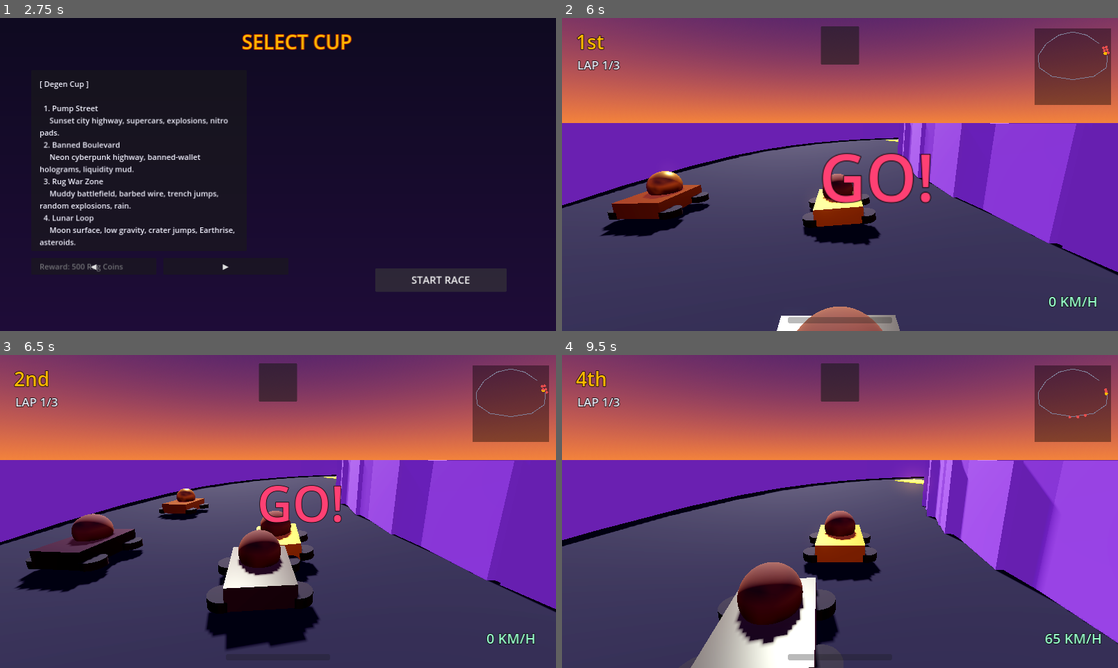
Above: before the commit, frames 1-4 (two rows, left to right).
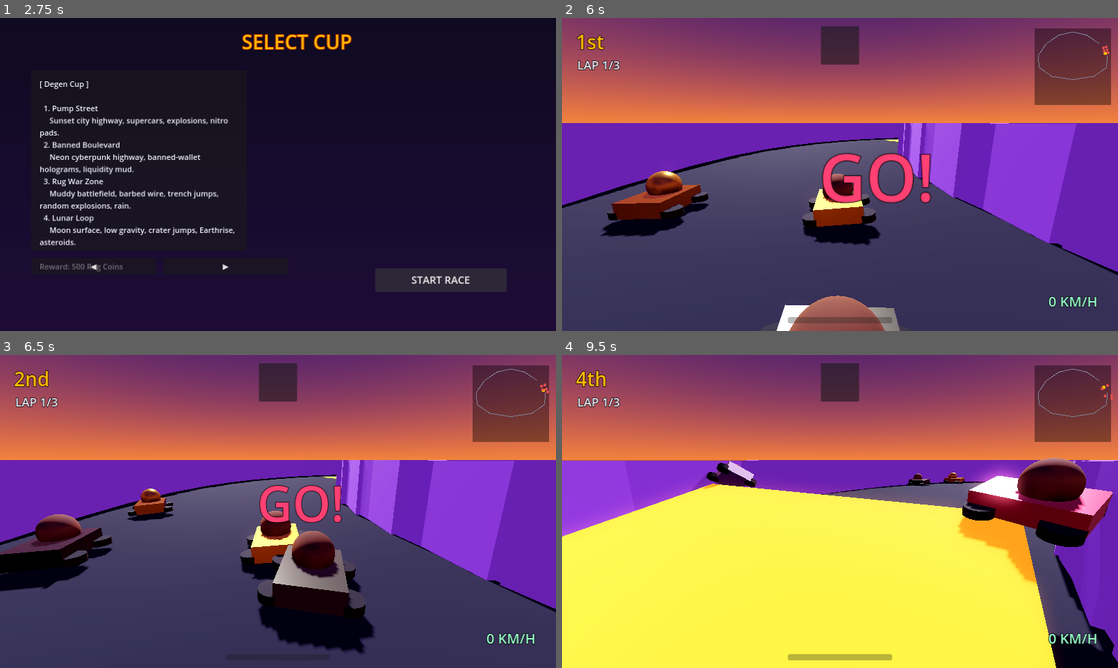
Above: after the commit, the same moments.

Repository: ehood34/Ruggy.Sol
Game: Godot game, scene res://scenes/ui/Boot.tscn
Two runs of this game, one before a commit and one after it. Both use one fixed random seed, a clock stepped at 60 frames per second and the inputs below.
Inputs (mouse positions are in pixels of both pictures, inside the frame that each line leads up to):
- Up to frame 1 (2.75 s): tap Enter at 0.5 s; move the mouse to (400, 158) at 0.52 s; hold D (steer_right) 0.53-1.25 s; hold Space (drift) 0.53-1.25 s; click "SINGLE PLAYER (Grand Prix)" at 1.25 s; click "READY!" at 2 s
- Up to frame 2 (6 s): click "START RACE" at 2.75 s; tap Space (drift) at 3.5 s; move the mouse to (728, 190) at 3.52 s; hold S (brake) 3.53-4.28 s; tap C (look_back) at 3.6 s; move the mouse to (895, 105) at 4.27 s; hold D (steer_right) 4.28-5.03 s; hold L (use_item) 4.28-5.03 s; move the mouse to (812, 237) at 5.02 s; hold W (accelerate) 5.03-5.78 s; tap Shift at 5.1 s; tap Enter at 5.75 s; move the mouse to (1006, 221) at 5.77 s; hold A (steer_left) from 5.78 s (still down); tap E at 5.85 s
- Up to frame 3 (6.5 s): keep holding A (steer_left)
- Up to frame 4 (9.5 s): move the mouse to (673, 464) at 6.52 s; tap R at 6.6 s; move the mouse to (867, 511) at 7.27 s; release A (steer_left) at 7.28 s; hold S (brake) 7.28-8.03 s; hold Space (drift) 7.28-8.03 s; move the mouse to (756, 433) at 8.02 s; hold D (steer_right) 8.03-8.78 s; tap C (look_back) at 8.1 s; move the mouse to (962, 495) at 8.77 s; hold W (accelerate) from 8.78 s (still down); hold L (use_item) from 8.78 s (still down)

Frame 1 is identical in both runs. In frame 2, 1.0% of the frame differs, in the area x 7-98%, y 8-100%; in frame 3, 11%; in frame 4, 63%, in the area x 0-100%, y 9-100%.

Commit message:
Fix inverted steering and backwards jump ramps
- Steering: rotate_y(+) turns the -Z forward toward -X (left) in Godot, so
  positive steer_input ('right') was turning left. Negated the yaw so right
  input turns right. Verified in-engine (right-steer now yields +X forward).
- Ramps: the slab was pitched -14deg, dropping the entry edge into a
  down-slope. Flipped to +14deg so the exit edge rises into a launch ramp.

Co-Authored-By: Claude Opus 4.8 <noreply@anthropic.com>
Claude-Session: https://claude.ai/code/session_01RJs6KtThFJ4tepBP167f9u

Diff:
--- a/RuggyRacers/scripts/kart/KartController.gd
+++ b/RuggyRacers/scripts/kart/KartController.gd
@@ -253,7 +253,9 @@
 	lateral_speed = move_toward(lateral_speed, 0.0, grip * delta)
 
 func _rotate_kart(yaw: float) -> void:
-	rotate_y(yaw)
+	# Negate: Godot's rotate_y(+angle) turns the -Z forward toward -X (left),
+	# but positive steer_input means "right". Negating maps right -> right turn.
+	rotate_y(-yaw)
 
 # --- Drifting ---------------------------------------------------------------
 
--- a/RuggyRacers/scripts/tracks/TrackBuilder.gd
+++ b/RuggyRacers/scripts/tracks/TrackBuilder.gd
@@ -217,9 +217,11 @@
 	var box := BoxShape3D.new()
 	box.size = Vector3(TRACK_WIDTH * 0.8, 0.5, 8.0)
 	shape.shape = box
-	# Tilt the ramp up along travel so driving onto it launches you.
+	# Tilt the ramp up along travel so driving onto it launches you. The ramp's
+	# -Z is the travel direction, so a POSITIVE pitch about local X raises the
+	# far (exit) edge into an up-ramp; negative would make it a down-slope.
 	var xform := _xform_facing(c + Vector3.UP * 0.6, fwd)
-	xform.basis = xform.basis.rotated(xform.basis.x.normalized(), deg_to_rad(-14.0))
+	xform.basis = xform.basis.rotated(xform.basis.x.normalized(), deg_to_rad(14.0))
 	shape.transform = Transform3D() # local to body
 	body.transform = xform
 	body.add_child(shape)
